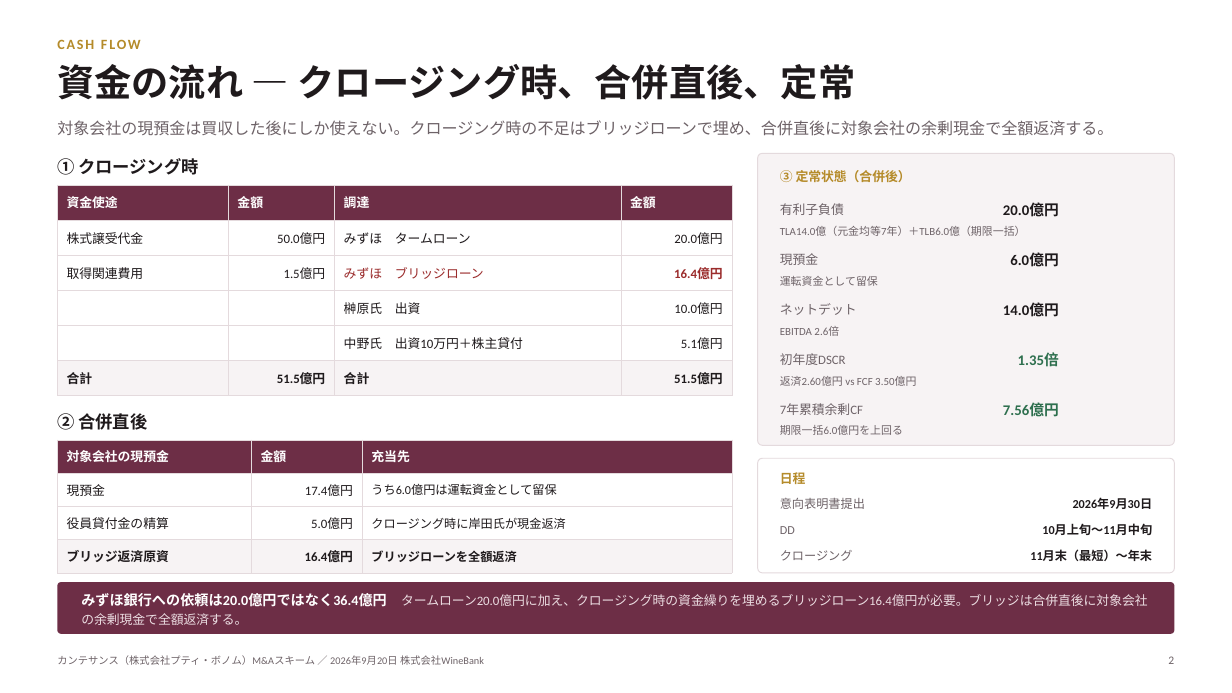
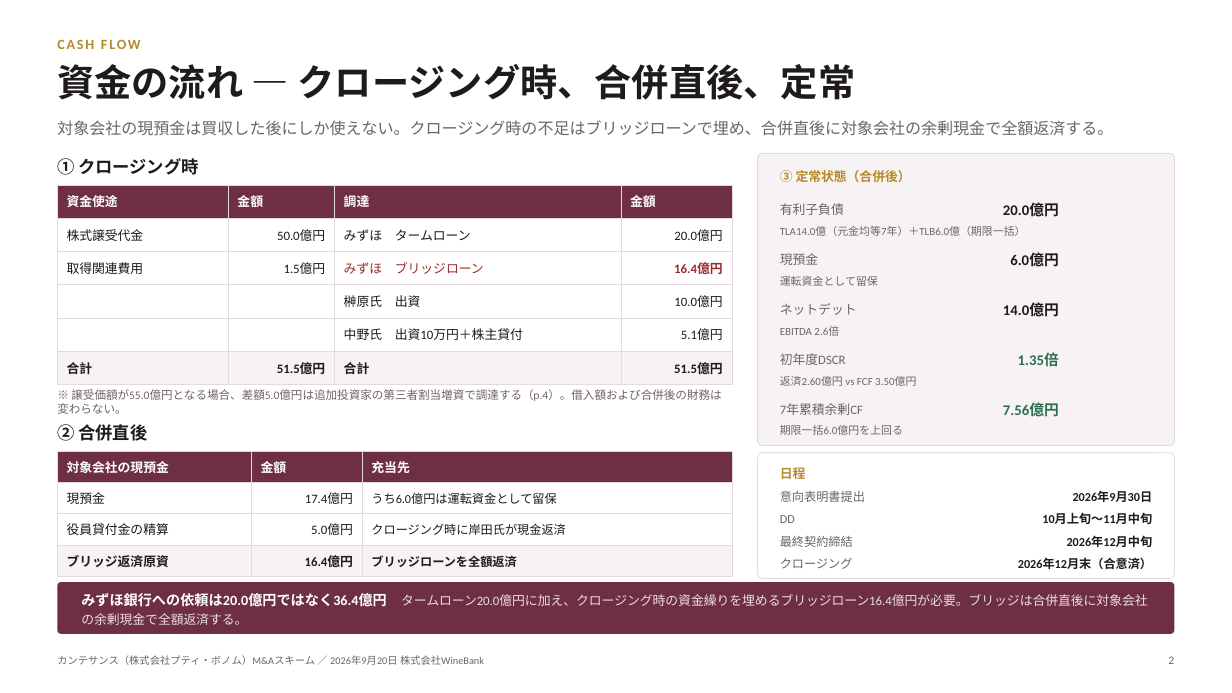
Before and after one commit to nakano-winebank/wine-auction, a slide deck: slide 2 of M&A/カンテサンス/カンテサンス_M&Aスキーム図.pptx. Drawn at 1232x693 pixels with LibreOffice and Linux fonts; fonts in the diff are those of the drawing. Boxes give left, top, right and bottom in pixels: in the first picture for what was removed or moved away, otherwise in the second. Text is boxed around its words. In the diff, an @@ line names an element or a change of style, - is before the commit and + after.

```diff
--- a/M&A/カンテサンス/カンテサンス_M&Aスキーム図.pptx
+++ b/M&A/カンテサンス/カンテサンス_M&Aスキーム図.pptx
@@ table: place and size @@
-table at bbox=[57, 185, 732, 388]
+table at bbox=[57, 185, 732, 378]
@@ text added at bbox=[57, 389, 721, 414], 9 pt, text #6E6368 @@
+※ 譲受価額が55.0億円となる場合、差額5.0億円は追加投資家の第三者割当増資で調達する（p.4）。借入額および合併後の財務は変わらない。
@@ text "② 合併直後": place and size @@
-text "② 合併直後" at bbox=[57, 413, 147, 430]
+text "② 合併直後" at bbox=[57, 424, 147, 441]
@@ table: place and size @@
-table at bbox=[57, 440, 732, 566]
+table at bbox=[57, 451, 732, 571]
@@ rounded rectangle: place and size @@
-rounded rectangle at bbox=[758, 458, 1175, 573]
+rounded rectangle at bbox=[758, 453, 1175, 579]
@@ rounded rectangle at bbox=[758, 453, 1175, 579]: proportions changed @@
@@ text "日程": place and size @@
-text "日程" at bbox=[780, 472, 806, 484]
+text "日程" at bbox=[780, 467, 806, 479]
@@ 4 texts: place and size @@
-4 texts at bbox=[780, 498, 1153, 535]
+4 texts at bbox=[780, 490, 1153, 524]
@@ text added at bbox=[780, 536, 853, 547], 9.5 pt, text #6E6368 @@
+最終契約締結
@@ text added at bbox=[1067, 536, 1153, 547], 9.5 pt, text #1F1A1C, bold @@
+2026年12月中旬
@@ text "クロージング": place and size @@
-text "クロージング" at bbox=[780, 550, 853, 561]
+text "クロージング" at bbox=[780, 558, 853, 569]
@@ text added at bbox=[1018, 558, 1152, 569], 9.5 pt, text #1F1A1C, bold @@
+2026年12月末（合意済）
@@ text removed at bbox=[1030, 550, 1152, 561] @@
-11月末（最短）〜年末
```
Also in this commit, not shown: 1 other slide changed, 1 slide added, 4 other files.
